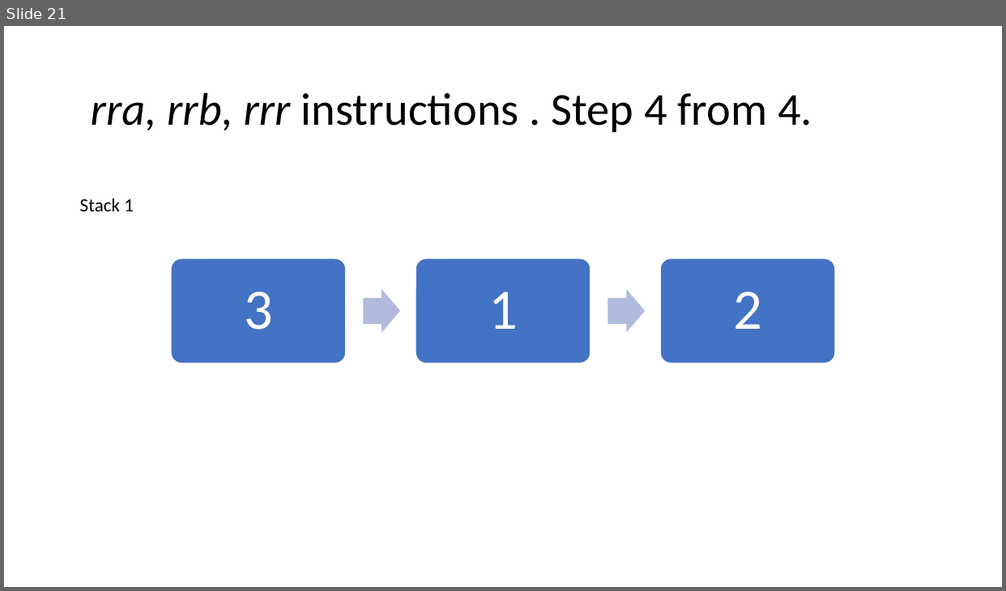
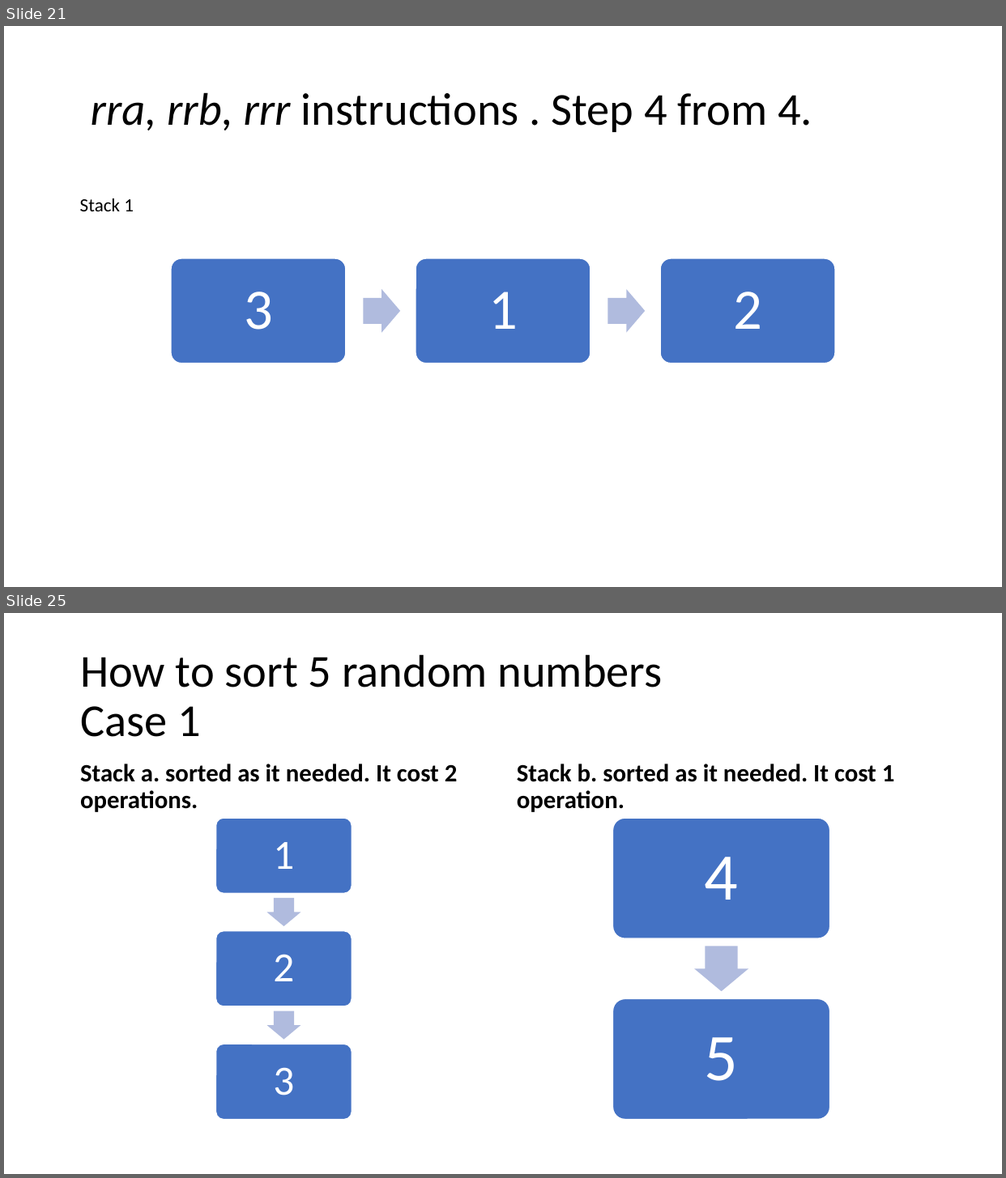
Before and after one commit to orsk-moscow/School21_push_swap, a slide deck: Push_swap.pptx. Shown one above the other, each under a label of ours: slide 21 before the commit, slides 21 and 25 after it; the slides between them are not shown. The pictures are 1006x591 and 1006x1178 pixels, drawn with LibreOffice and Linux fonts; fonts in the diff are those of the drawing. Boxes give left, top, right and bottom in pixels: in the first picture for what was removed or moved away, otherwise in the second. Text is boxed around its words. In the diff, an @@ line names an element or a change of style, - is before the commit and + after.

Commit message:
start attempt with new structure = int number, insigned int index, int binary result

```diff
--- a/Push_swap.pptx
+++ b/Push_swap.pptx
@@ slide 25 added at (4, 613, 1002, 1174), background #FFFFFF @@
@@ title added at (80, 654, 663, 737), 44 pt, text #000000 @@
+How to sort 5 random numbers
+Case 1
@@ text added at (80, 764, 458, 812), 24 pt, text #000000, bold @@
+Stack a. sorted as it needed. It cost 2 operations.
@@ text added at (517, 764, 895, 812), 24 pt, text #000000, bold @@
+Stack b. sorted as it needed. It cost 1 operation.
@@ group added at (612, 818, 829, 1120): 2 rounded rectangles, 2 texts, 1 right arrow @@
+4
+5
@@ group added at (216, 818, 351, 1120): 3 rounded rectangles, 3 texts, 2 right arrows @@
+1
+2
+3
```
Also in this commit, not shown: 87 other slides added, 7 other files.
